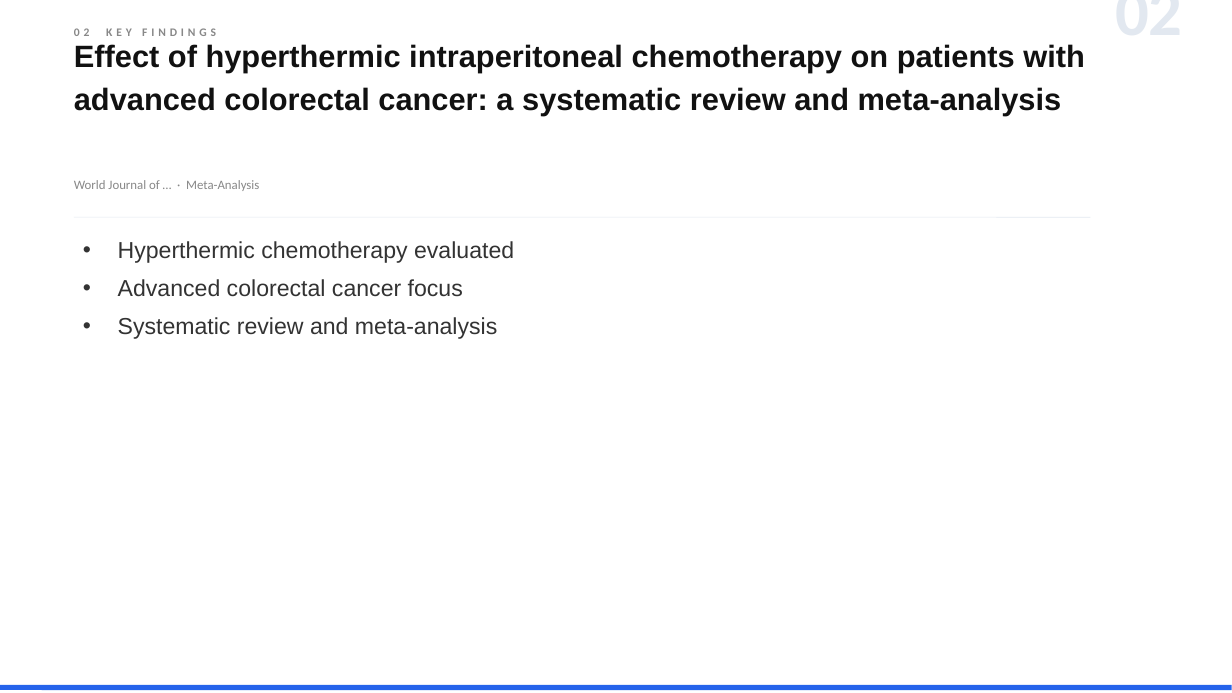
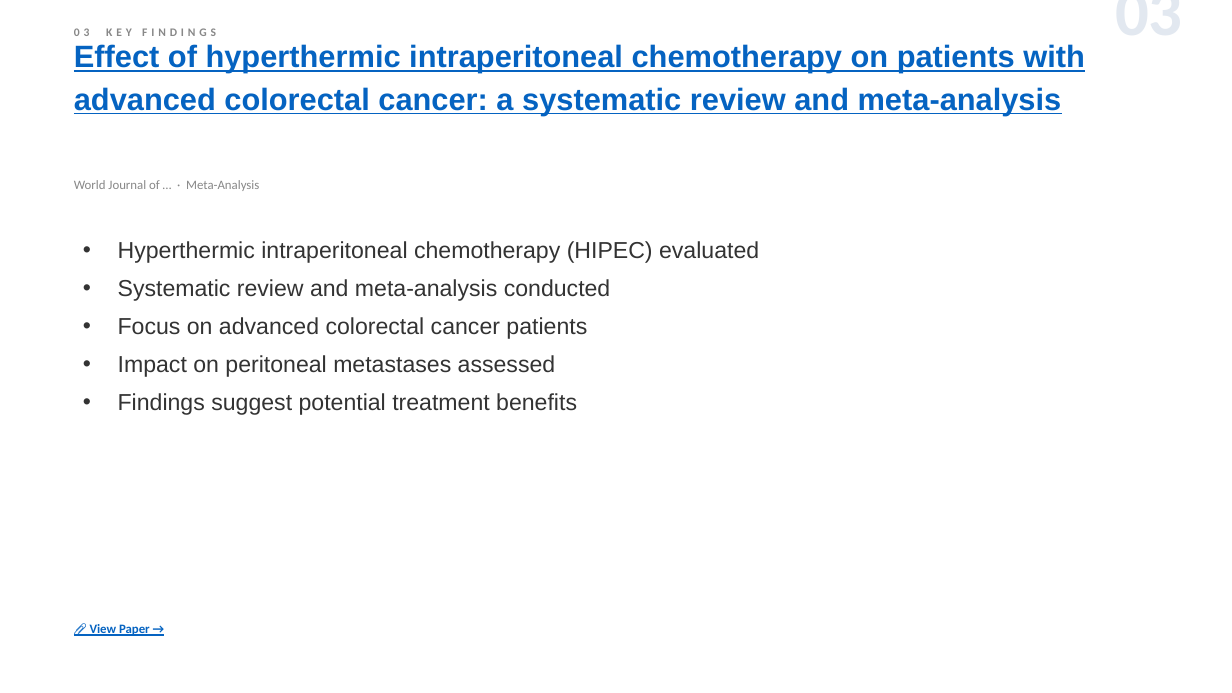
Before and after one commit to jejenhu-maker/colorectal-weekly-digest, a slide deck: slide 5 of docs/digest-en.pptx (slide 4 before the commit). Drawn at 1232x693 pixels with LibreOffice and Linux fonts; fonts in the diff are those of the drawing. Boxes give left, top, right and bottom in pixels: in the first picture for what was removed or moved away, otherwise in the second. Text is boxed around its words. In the diff, an @@ line names an element or a change of style, - is before the commit and + after.

```diff
--- a/docs/digest-en.pptx
+++ b/docs/digest-en.pptx
@@ text at (924,9,1183,9): text changed @@
-02
+03
@@ text "Effect of hyperthermic intraperitoneal chemotherapy ..." at (74,44,1085,115): text colour #111111 to #0563C1, underline on @@
@@ line removed from (74, 217) to (1091, 217) @@
@@ text at (118,241,759,415): text changed @@
-• Hyperthermic chemotherapy evaluated
-• Advanced colorectal cancer focus
-• Systematic review and meta-analysis
+• Hyperthermic intraperitoneal chemotherapy (HIPEC) evaluated
+• Systematic review and meta-analysis conducted
+• Focus on advanced colorectal cancer patients
+• Impact on peritoneal metastases assessed
+• Findings suggest potential treatment benefits
@@ text added at (90,624,150,636), 10 pt, text #0563C1, bold, underline @@
+📎 View Paper →
@@ line removed from (0, 688) to (1232, 688) @@
```
Also in this commit, not shown: 11 other slides changed, 2 slides added, 2 slides removed, 3 other files.
